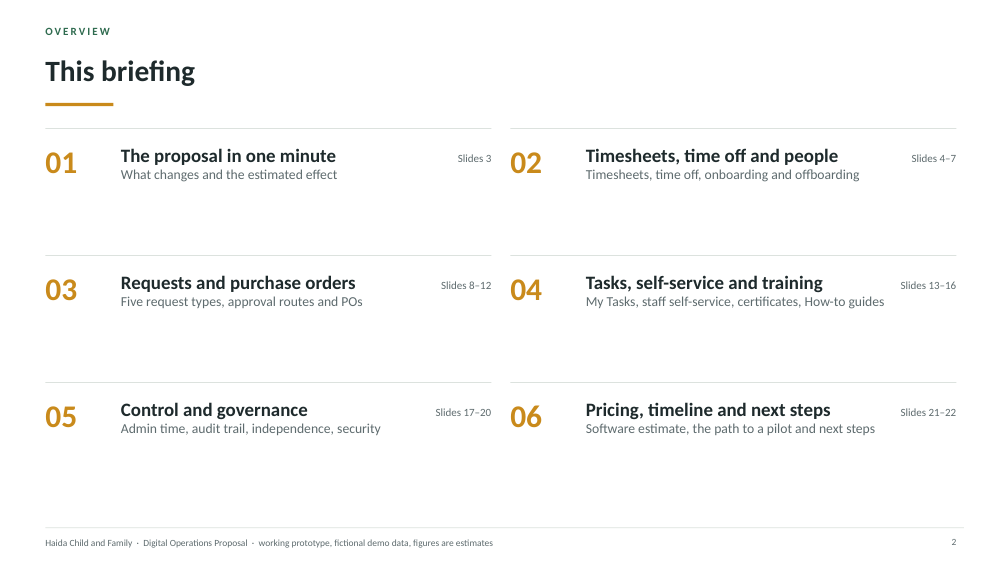
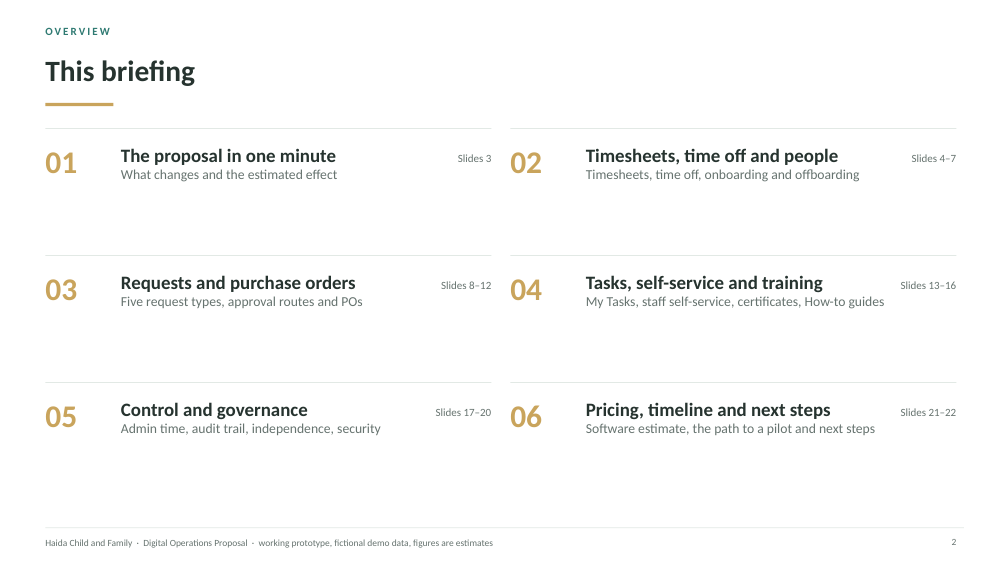
Before and after one commit to AndalibOlee/Portfolio, a slide deck: slide 2 of demo-platform/docs/Haida_Child_and_Family_Executive_Digital_Operations_Proposal.pptx. Drawn at 1008x567 pixels with LibreOffice and Linux fonts; fonts in the diff are those of the drawing. Boxes give left, top, right and bottom in pixels: in the first picture for what was removed or moved away, otherwise in the second. Text is boxed around its words. In the diff, an @@ line names an element or a change of style, - is before the commit and + after.

```diff
--- a/demo-platform/docs/Haida_Child_and_Family_Executive_Digital_Operations_Proposal.pptx
+++ b/demo-platform/docs/Haida_Child_and_Family_Executive_Digital_Operations_Proposal.pptx
@@ text "OVERVIEW" at <box>45,28,109,35</box>: text colour #2F6B4F to #2F7A72 @@
@@ rectangle at <box>45,103,113,106</box>: fill #C98A1B to #C9A45C @@
@@ text colour #C98A1B to #C9A45C in 6 elements at <box>45,152,77,173</box>, <box>510,152,542,173</box>, <box>45,279,77,300</box>, <box>510,279,542,300</box>, <box>45,406,77,427</box>, <box>510,405,542,427</box> @@
```
Also in this commit, not shown: 21 other slides changed, 32 other files.
